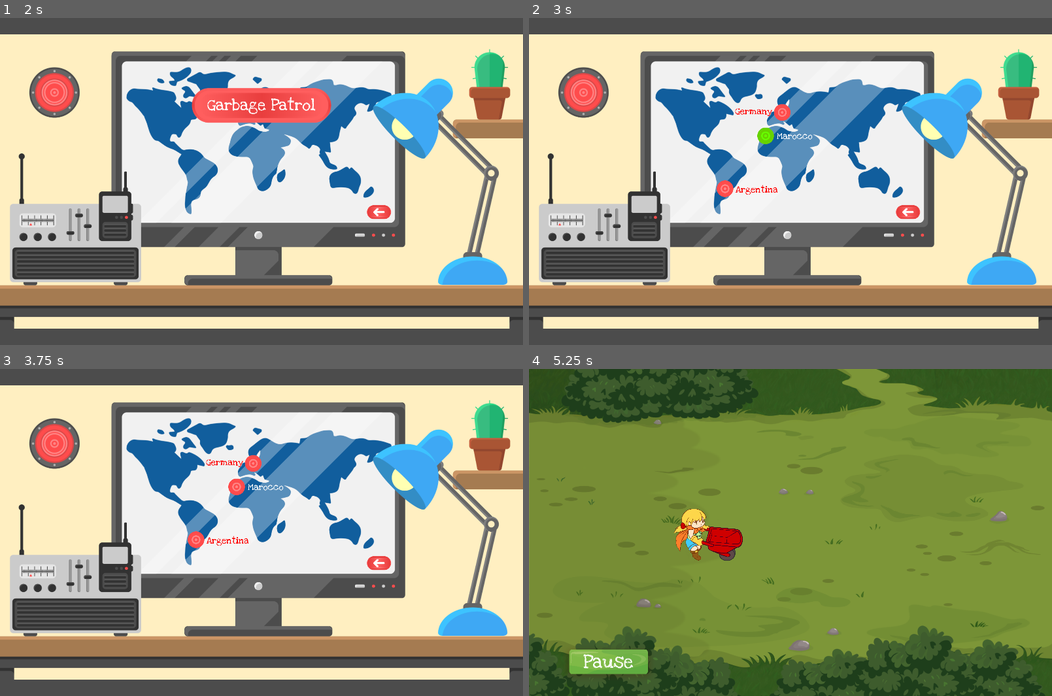
Above: before the commit, frames 1-4 (two rows, left to right).
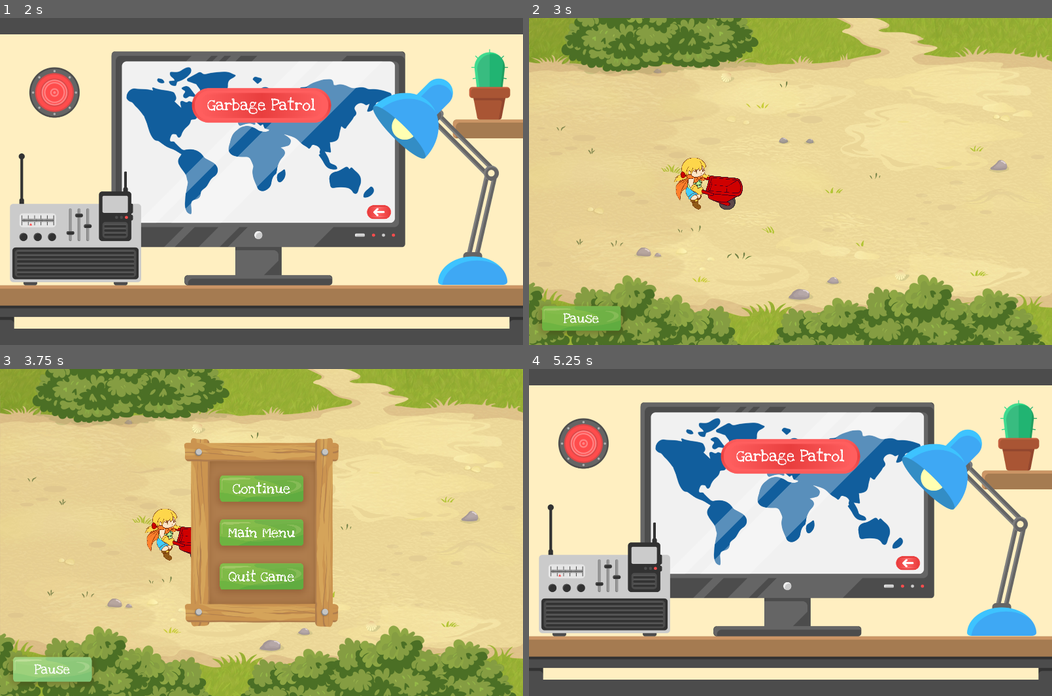
Above: after the commit, the same moments.

Repository: siconline/EcoChampion_Godot
Game: Godot game, scene res://Main.tscn
The game is run twice, just before and just after one commit, with the same random seed, the same clock (stepped at 60 frames per second) and the same inputs.
Inputs (mouse positions are in pixels of both pictures, inside the frame that each line leads up to):
- Up to frame 1 (2 s): click "Score" at 0.5 s; click "Level Menu" at 1.25 s
- Up to frame 2 (3 s): click "Garbage Patrol" at 2 s; click (785, 135) at 2.75 s, where only the run before the commit has a clickable "Marocco"
- Up to frame 3 (3.75 s): click (52, 669) at 3.5 s, where only the run after the commit has a clickable "Pause"
- Up to frame 4 (5.25 s): click (790, 535) at 4.25 s, where only the run after the commit has a clickable "Main Menu"; click (800, 463) at 5 s, where only the run before the commit has a clickable "Germany"

Frame 1 is identical in both runs. In frame 2, 100% of the frame differs, in the area x 0-100%, y 0-100%; in frame 3, 100%; in frame 4, 100%.

Commit message:
added pause menu

Diff:
--- a/Main.gd
+++ b/Main.gd
@@ -8,8 +8,10 @@
 	menu.camera.current = true
 
 func _process(delta):
-	# load the Theme by index and which button is pressed on menu
+	# load the Theme by index and which buttons are pressed on menu
 	_loadTheme(menu.button_Germany.pressed, 0)
+	_loadTheme(menu.button_Morocco.pressed, 1)
+	_loadTheme(menu.button_Argentina.pressed, 2)
 
 func _loadTheme(button, index):
 	if button:
--- a/Menu/Menu.gd
+++ b/Menu/Menu.gd
@@ -8,7 +8,7 @@
 onready var button_QuitGame = $Button_QuitGame
 onready var button_GarbagePatrol = $Button_GarbagePatrol
 onready var button_Germany = $Button_Germany
-onready var button_Marocco = $Button_Marocco
+onready var button_Morocco = $Button_Morocco
 onready var button_Argentina = $Button_Argentina
 onready var textureButton_BackMM = $TextureButton_BackMainMenu
 onready var textureButton_BackLM = $TextureButton_BackLevelMenu
@@ -62,7 +62,7 @@
 	button_QuitGame.visible = false
 	button_GarbagePatrol.visible = false
 	button_Germany.visible = true
-	button_Marocco.visible = true
+	button_Morocco.visible = true
 	button_Argentina.visible = true
 
 	textureButton_BackMM.visible = false
@@ -78,7 +78,7 @@
 	button_QuitGame.visible = false
 	button_GarbagePatrol.visible = true
 	button_Germany.visible = false
-	button_Marocco.visible = false
+	button_Morocco.visible = false
 	button_Argentina.visible = false
 
 	textureButton_BackMM.visible = true
@@ -94,7 +94,7 @@
 	button_QuitGame.visible = true
 	button_GarbagePatrol.visible = false
 	button_Germany.visible = false
-	button_Marocco.visible = false
+	button_Morocco.visible = false
 	button_Argentina.visible = false
 
 	textureButton_BackMM.visible = false
--- a/Menu/Menu.tscn
+++ b/Menu/Menu.tscn
@@ -342,7 +342,7 @@
 max_lines_visible = -1
 _sections_unfolded = [ "Rect", "custom_colors", "custom_fonts" ]
 
-[node name="Button_Marocco" type="TextureButton" parent="." index="9"]
+[node name="Button_Morocco" type="TextureButton" parent="." index="9"]
 
 editor/display_folded = true
 anchor_left = 0.0
@@ -370,7 +370,7 @@
 texture_hover = ExtResource( 10 )
 _sections_unfolded = [ "Margin", "Rect" ]
 
-[node name="Label1" type="Label" parent="Button_Marocco" index="0"]
+[node name="Label1" type="Label" parent="Button_Morocco" index="0"]
 
 anchor_left = 0.0
 anchor_top = 0.0
@@ -388,7 +388,7 @@
 size_flags_vertical = 4
 custom_fonts/font = SubResource( 2 )
 custom_colors/font_color = Color( 1, 1, 1, 1 )
-text = "Marocco"
+text = "Morocco"
 align = 1
 valign = 1
 percent_visible = 1.0
--- a/MiniGame01/Grounds.gd
+++ b/MiniGame01/Grounds.gd
@@ -21,9 +21,47 @@
 func _process(delta):
 	pass
 
-# set Backgrounds and Foregrund for Germany
+# set Backgrounds and Foregrunds for Germany
 func loadGermany():
 	background_Start.texture = preload('res://MiniGame01/Textures/Backgrounds/Germany/BackgroundStart_d.png')
 	background_Middle1.texture = preload('res://MiniGame01/Textures/Backgrounds/Germany/BackgroundMiddle1_d.png')
 	background_Middle2.texture = preload('res://MiniGame01/Textures/Backgrounds/Germany/BackgroundMiddle2_d.png')
 	background_End.texture = preload('res://MiniGame01/Textures/Backgrounds/Germany/BackgroundEnd_d.png')
+	foreground_Start_Top.texture = preload('res://MiniGame01/Textures/Backgrounds/Germany/ForegroundStartTop_d.png')
+	foreground_Start_Bottom.texture = preload('res://MiniGame01/Textures/Backgrounds/Germany/ForegroundStartBottom_d.png')
+	foreground_Middle1_Top.texture = preload('res://MiniGame01/Textures/Backgrounds/Germany/ForegroundMiddle1Top_d.png')
+	foreground_Middle1_Bottom.texture = preload('res://MiniGame01/Textures/Backgrounds/Germany/ForegroundMiddle1Bottom_d.png')
+	foreground_Middle2_Top.texture = preload('res://MiniGame01/Textures/Backgrounds/Germany/ForegroundMiddle2Top_d.png')
+	foreground_Middle2_Bottom.texture = preload('res://MiniGame01/Textures/Backgrounds/Germany/ForegroundMiddle2Bottom_d.png')
+	foreground_End_Top.texture = preload('res://MiniGame01/Textures/Backgrounds/Germany/ForegroundEndTop_d.png')
+	foreground_End_Bottom.texture = preload('res://MiniGame01/Textures/Backgrounds/Germany/ForegroundEndBottom_d.png')
+
+# set Backgrounds and Foregrunds for Morocco
+func loadMorocco():
+	background_Start.texture = preload('res://MiniGame01/Textures/Backgrounds/Morocco/BackgroundStart_m.png')
+	background_Middle1.texture = preload('res://MiniGame01/Textures/Backgrounds/Morocco/BackgroundMiddle1_m.png')
+	background_Middle2.texture = preload('res://MiniGame01/Textures/Backgrounds/Morocco/BackgroundMiddle2_m.png')
+	background_End.texture = preload('res://MiniGame01/Textures/Backgrounds/Morocco/BackgroundEnd_m.png')
+	foreground_Start_Top.texture = preload('res://MiniGame01/Textures/Backgrounds/Morocco/ForegroundStartTop_m.png')
+	foreground_Start_Bottom.texture = preload('res://MiniGame01/Textures/Backgrounds/Morocco/ForegroundStartBottom_m.png')
+	foreground_Middle1_Top.texture = preload('res://MiniGame01/Textures/Backgrounds/Morocco/ForegroundMiddle1Top_m.png')
+	foreground_Middle1_Bottom.texture = preload('res://MiniGame01/Textures/Backgrounds/Morocco/ForegroundMiddle1Bottom_m.png')
+	foreground_Middle2_Top.texture = preload('res://MiniGame01/Textures/Backgrounds/Morocco/ForegroundMiddle2Top_m.png')
+	foreground_Middle2_Bottom.texture = preload('res://MiniGame01/Textures/Backgrounds/Morocco/ForegroundMiddle2Bottom_m.png')
+	foreground_End_Top.texture = preload('res://MiniGame01/Textures/Backgrounds/Morocco/ForegroundEndTop_m.png')
+	foreground_End_Bottom.texture = preload('res://MiniGame01/Textures/Backgrounds/Morocco/ForegroundEndBottom_m.png')
+
+# set Backgrounds and Foregrunds for Argentina
+func loadArgentina():
+	background_Start.texture = preload('res://MiniGame01/Textures/Backgrounds/Argentina/BackgroundStart_a.png')
+	background_Middle1.texture = preload('res://MiniGame01/Textures/Backgrounds/Argentina/BackgroundMiddle1_a.png')
+	background_Middle2.texture = preload('res://MiniGame01/Textures/Backgrounds/Argentina/BackgroundMiddle2_a.png')
+	background_End.texture = preload('res://MiniGame01/Textures/Backgrounds/Argentina/BackgroundEnd_a.png')
+	foreground_Start_Top.texture = preload('res://MiniGame01/Textures/Backgrounds/Argentina/ForegroundStartTop_a.png')
+	foreground_Start_Bottom.texture = preload('res://MiniGame01/Textures/Backgrounds/Argentina/ForegroundStartBottom_a.png')
+	foreground_Middle1_Top.texture = preload('res://MiniGame01/Textures/Backgrounds/Argentina/ForegroundMiddle1Top_a.png')
+	foreground_Middle1_Bottom.texture = preload('res://MiniGame01/Textures/Backgrounds/Argentina/ForegroundMiddle1Bottom_a.png')
+	foreground_Middle2_Top.texture = preload('res://MiniGame01/Textures/Backgrounds/Argentina/ForegroundMiddle2Top_a.png')
+	foreground_Middle2_Bottom.texture = preload('res://MiniGame01/Textures/Backgrounds/Argentina/ForegroundMiddle2Bottom_a.png')
+	foreground_End_Top.texture = preload('res://MiniGame01/Textures/Backgrounds/Argentina/ForegroundEndTop_a.png')
+	foreground_End_Bottom.texture = preload('res://MiniGame01/Textures/Backgrounds/Argentina/ForegroundEndBottom_a.png')
--- /dev/null
+++ b/MiniGame01/Hud/Hud.gd
@@ -0,0 +1,31 @@
+extends Control
+
+onready var pausemenu = $Pausemenu
+onready var button_Pause = $Button_Pause
+
+func _ready():
+	# Called when the node is added to the scene for the first time.
+	# Initialization here
+	pass
+
+#func _process(delta):
+#	# Called every frame. Delta is time since last frame.
+#	# Update game logic here.
+#	pass
+
+
+func _on_Button_Pause_pressed():
+	pausemenu.visible = true
+
+
+func _on_Button_Continue_pressed():
+	pausemenu.visible = false
+
+
+func _on_Button_MainMenu_pressed():
+	get_tree().reload_current_scene()
+
+
+func _on_Button_Quit_pressed():
+	# Exit Game / Close Application
+	get_tree().quit()
--- a/MiniGame01/Hud/Hud.tscn
+++ b/MiniGame01/Hud/Hud.tscn
@@ -1,18 +1,20 @@
-[gd_scene load_steps=5 format=2]
-
-[ext_resource path="res://MiniGame01/Hud/Textures/Button/pause_button_1.png" type="Texture" id=1]
-[ext_resource path="res://MiniGame01/Hud/Textures/Button/pause_button_2.png" type="Texture" id=2]
-[ext_resource path="res://Fonts/LoveYaLikeASister.ttf" type="DynamicFontData" id=3]
+[gd_scene load_steps=7 format=2]
+
+[ext_resource path="res://MiniGame01/Hud/Hud.gd" type="Script" id=1]
+[ext_resource path="res://MiniGame01/Hud/Textures/Button/pause_button_1.png" type="Texture" id=2]
+[ext_resource path="res://MiniGame01/Hud/Textures/Button/pause_button_2.png" type="Texture" id=3]
+[ext_resource path="res://Fonts/LoveYaLikeASister.ttf" type="DynamicFontData" id=4]
+[ext_resource path="res://MiniGame01/Hud/Textures/Menu/pause_rahmen_holz.png" type="Texture" id=5]
 
 [sub_resource type="DynamicFont" id=1]
 
-size = 350
+size = 250
 use_mipmaps = false
 use_filter = false
-font_data = ExtResource( 3 )
+font_data = ExtResource( 4 )
 _sections_unfolded = [ "Font", "Settings" ]
 
-[node name="Hud" type="Control" index="0"]
+[node name="Hud" type="Control"]
 
 anchor_left = 0.0
 anchor_top = 0.0
@@ -26,6 +28,7 @@
 mouse_default_cursor_shape = 0
 size_flags_horizontal = 1
 size_flags_vertical = 1
+script = ExtResource( 1 )
 
 [node name="Button_Pause" type="TextureButton" parent="." index="0"]
 
@@ -34,10 +37,10 @@
 anchor_top = 0.0
 anchor_right = 0.0
 anchor_bottom = 0.0
-margin_left = -100.0
-margin_top = 250.0
-margin_right = 1717.0
-margin_bottom = 1035.0
+margin_left = -950.0
+margin_top = 430.0
+margin_right = 867.0
+margin_bottom = 1215.0
 rect_scale = Vector2( 0.2, 0.2 )
 rect_pivot_offset = Vector2( 0, 0 )
 rect_clip_content = false
@@ -77,3 +80,169 @@
 lines_skipped = 0
 max_lines_visible = -1
 _sections_unfolded = [ "Rect", "custom_fonts" ]
+
+[node name="Pausemenu" type="Sprite" parent="." index="1"]
+
+editor/display_folded = true
+visible = false
+scale = Vector2( 0.85, 0.85 )
+texture = ExtResource( 5 )
+_sections_unfolded = [ "Transform" ]
+
+[node name="Button_Continue" type="TextureButton" parent="Pausemenu" index="0"]
+
+anchor_left = 0.0
+anchor_top = 0.0
+anchor_right = 0.0
+anchor_bottom = 0.0
+margin_left = -227.0
+margin_top = -280.0
+margin_right = 1590.0
+margin_bottom = 505.0
+rect_scale = Vector2( 0.25, 0.25 )
+rect_pivot_offset = Vector2( 0, 0 )
+rect_clip_content = false
+focus_mode = 2
+mouse_filter = 0
+mouse_default_cursor_shape = 0
+size_flags_horizontal = 1
+size_flags_vertical = 1
+toggle_mode = false
+enabled_focus_mode = 2
+shortcut = null
+group = null
+texture_normal = ExtResource( 2 )
+texture_pressed = ExtResource( 3 )
+texture_hover = ExtResource( 3 )
+_sections_unfolded = [ "Rect", "Textures" ]
+
+[node name="Label1" type="Label" parent="Pausemenu/Button_Continue" index="0"]
+
+anchor_left = 0.0
+anchor_top = 0.0
+anchor_right = 0.0
+anchor_bottom = 0.0
+margin_right = 1817.0
+margin_bottom = 736.0
+rect_pivot_offset = Vector2( 0, 0 )
+rect_clip_content = false
+mouse_filter = 2
+mouse_default_cursor_shape = 0
+size_flags_horizontal = 1
+size_flags_vertical = 4
+custom_fonts/font = SubResource( 1 )
+text = "Continue"
+align = 1
+valign = 1
+percent_visible = 1.0
+lines_skipped = 0
+max_lines_visible = -1
+_sections_unfolded = [ "Rect", "custom_fonts" ]
+
+[node name="Button_MainMenu" type="TextureButton" parent="Pausemenu" index="1"]
+
+anchor_left = 0.0
+anchor_top = 0.0
+anchor_right = 0.0
+anchor_bottom = 0.0
+margin_left = -227.0
+margin_top = -90.0
+margin_right = 1590.0
+margin_bottom = 695.0
+rect_scale = Vector2( 0.25, 0.25 )
+rect_pivot_offset = Vector2( 0, 0 )
+rect_clip_content = false
+focus_mode = 2
+mouse_filter = 0
+mouse_default_cursor_shape = 0
+size_flags_horizontal = 1
+size_flags_vertical = 1
+toggle_mode = false
+enabled_focus_mode = 2
+shortcut = null
+group = null
+texture_normal = ExtResource( 2 )
+texture_pressed = ExtResource( 3 )
+texture_hover = ExtResource( 3 )
+_sections_unfolded = [ "Rect", "Textures" ]
+
+[node name="Label1" type="Label" parent="Pausemenu/Button_MainMenu" index="0"]
+
+anchor_left = 0.0
+anchor_top = 0.0
+anchor_right = 0.0
+anchor_bottom = 0.0
+margin_right = 1817.0
+margin_bottom = 736.0
+rect_pivot_offset = Vector2( 0, 0 )
+rect_clip_content = false
+mouse_filter = 2
+mouse_default_cursor_shape = 0
+size_flags_horizontal = 1
+size_flags_vertical = 4
+custom_fonts/font = SubResource( 1 )
+text = "Main Menu"
+align = 1
+valign = 1
+percent_visible = 1.0
+lines_skipped = 0
+max_lines_visible = -1
+_sections_unfolded = [ "Rect", "custom_fonts" ]
+
+[node name="Button_Quit" type="TextureButton" parent="Pausemenu" index="2"]
+
+anchor_left = 0.0
+anchor_top = 0.0
+anchor_right = 0.0
+anchor_bottom = 0.0
+margin_left = -227.0
+margin_top = 100.0
+margin_right = 1590.0
+margin_bottom = 885.0
+rect_scale = Vector2( 0.25, 0.25 )
+rect_pivot_offset = Vector2( 0, 0 )
+rect_clip_content = false
+focus_mode = 2
+mouse_filter = 0
+mouse_default_cursor_shape = 0
+size_flags_horizontal = 1
+size_flags_vertical = 1
+toggle_mode = false
+enabled_focus_mode = 2
+shortcut = null
+group = null
+texture_normal = ExtResource( 2 )
+texture_pressed = ExtResource( 3 )
+texture_hover = ExtResource( 3 )
+_sections_unfolded = [ "Rect", "Textures" ]
+
+[node name="Label1" type="Label" parent="Pausemenu/Button_Quit" index="0"]
+
+anchor_left = 0.0
+anchor_top = 0.0
+anchor_right = 0.0
+anchor_bottom = 0.0
+margin_right = 1817.0
+margin_bottom = 736.0
+rect_pivot_offset = Vector2( 0, 0 )
+rect_clip_content = false
+mouse_filter = 2
+mouse_default_cursor_shape = 0
+size_flags_horizontal = 1
+size_flags_vertical = 4
+custom_fonts/font = SubResource( 1 )
+text = "Quit Game"
+align = 1
+valign = 1
+percent_visible = 1.0
+lines_skipped = 0
+max_lines_visible = -1
+_sections_unfolded = [ "Rect", "custom_fonts" ]
+
+[connection signal="pressed" from="Button_Pause" to="." method="_on_Button_Pause_pressed"]
+
+[connection signal="pressed" from="Pausemenu/Button_Continue" to="." method="_on_Button_Continue_pressed"]
+
+[connection signal="pressed" from="Pausemenu/Button_MainMenu" to="." method="_on_Button_MainMenu_pressed"]
+
+[connection signal="pressed" from="Pausemenu/Button_Quit" to="." method="_on_Button_Quit_pressed"]
--- a/MiniGame01/MiniGame01.gd
+++ b/MiniGame01/MiniGame01.gd
@@ -15,16 +15,21 @@
 func _process(delta):
 	_hudControll()
 
+	# load the current theme by index
 	if localisation == 0:
 		grounds.loadGermany()
+	elif localisation == 1:
+		grounds.loadMorocco()
+	elif localisation == 2:
+		grounds.loadArgentina()
 
 
 #------Own Methods------#
 func _hudControll():
 	#hud run with player position
-	hud.rect_position.x = player.position.x - 750
+	hud.rect_position.x = player.position.x
 	#limt right left for hud
-	if hud.rect_position.x < -750:
-		hud.rect_position.x = -750
-	elif hud.rect_position.x > 1920*3 - 750:
-		hud.rect_position.x = 1920*3 - 750
+	if hud.rect_position.x < 0:
+		hud.rect_position.x = 0
+	elif hud.rect_position.x > 1920*3:
+		hud.rect_position.x = 1920*3
--- a/MiniGame01/MiniGame01.tscn
+++ b/MiniGame01/MiniGame01.tscn
@@ -131,8 +131,4 @@
 
 [node name="Hud" parent="." index="2" instance=ExtResource( 7 )]
 
-margin_left = -840.0
-margin_top = 152.0
-margin_right = -800.0
-margin_bottom = 192.0
 _sections_unfolded = [ "Rect" ]
Not shown: 1 places in MiniGame01/Hud/Hud.tscn that only renumber resources
Binary file added: MiniGame01/Hud/Textures/Menu/pause_rahmen_holz.png
Not shown, added: MiniGame01/Hud/Textures/Menu/pause_rahmen_holz.png.import
Binary file added: MiniGame01/Textures/Backgrounds/Argentina/BackgroundEnd_a.png
Not shown, added: MiniGame01/Textures/Backgrounds/Argentina/BackgroundEnd_a.png.import
Binary file added: MiniGame01/Textures/Backgrounds/Argentina/BackgroundMiddle1_a.png
Not shown, added: MiniGame01/Textures/Backgrounds/Argentina/BackgroundMiddle1_a.png.import
Binary file added: MiniGame01/Textures/Backgrounds/Argentina/BackgroundMiddle2_a.png
Not shown, added: MiniGame01/Textures/Backgrounds/Argentina/BackgroundMiddle2_a.png.import
Binary file added: MiniGame01/Textures/Backgrounds/Argentina/BackgroundStart_a.png
Not shown, changed: MiniGame01/Textures/Backgrounds/Argentina/BackgroundStart_a.png.import
Binary file added: MiniGame01/Textures/Backgrounds/Argentina/ForegroundEndBottom_a.png
(and 43 more such lines)
